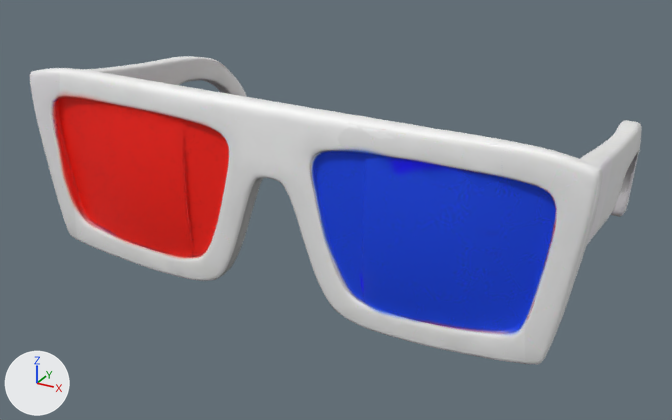
The glTF model WEARABLES/Eyes/3D.glb, before and after one commit.
The view is the same before and after, from a camera (50 mm lens) standing at (0.415, -0.886, 1.129) and looking at (-0.004, -0.123, 0.747). Lighting does not change. The marker at lower left points along +X, +Y and +Z. The first picture is the older version. Where no turn or scale is listed for an object, it has been applied to the vertices. Vertices at exactly the same position are counted once.

The older version as bpy lines, for what is in view:
```python
me_mesh_0_002 = bpy.data.meshes.new('Mesh_0.002')
me_mesh_0_002.from_pydata(...)  # 5002 vertices, 10000 faces; spans x -0.28..0.28, y -0.162..0.159, z -0.096..0.098
me_mesh_0_002.materials.append(mat_material_0_001)
ob_mesh_0_002 = bpy.data.objects.new('Mesh_0.002', me_mesh_0_002)
ob_mesh_0_002.location = (0.0, -0.093, 0.7953)
```
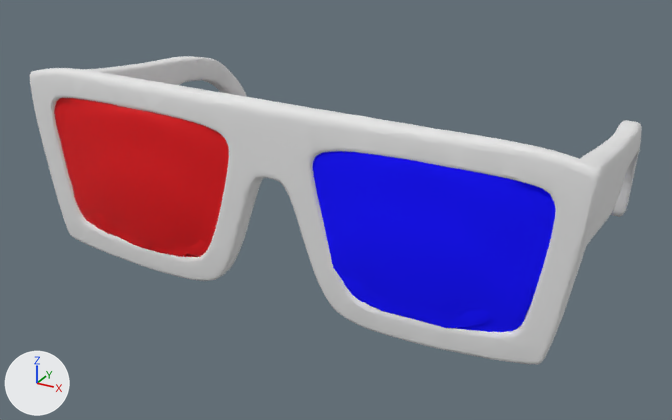
Commit message: Update 3D eye wearable

Where the newer file only moved an object's origin or applied its transform, the numbers keep the older frame.

Boxes (x1, y1, x2, y2) around the edits, measured in the pictures (672 x 420 px):
```json
{"part": 1, "of": "me_mesh_0_002", "change": "added", "after": [54, 98, 229, 257], "on screen": "red"}
{"part": 2, "of": "me_mesh_0_002", "change": "built on", "before": [337, 268, 471, 334], "after": [313, 151, 555, 334]}
{"part": 3, "of": "me_mesh_0_002", "change": "recoloured", "before": [48, 58, 639, 348], "after": [48, 58, 639, 348]}
```

Scene script edits in JSON lines:
```json
{"op": "add", "block": "mat_material_013", "code": ["mat_material_013 = principled_material('Material.013')", "mat_material_013.base_color = (0.8, 0.0, 0.00397)  # red #e7000d"]}
{"op": "add", "block": "mat_material_010", "code": ["mat_material_010 = principled_material('Material.010')", "mat_material_010.base_color = (0.00169, 0.0, 0.801)  # blue #0600e7", "mat_material_010.roughness = 1.0", "mat_material_010.sheen_weight = 1.0", "mat_material_010.sheen_roughness = 1.0", "mat_material_010.sheen_tint = (0.00349, 0.0, 1.0)  # blue #0b00ff", "mat_material_010.emission_color = (0.0, 0.000432, 0.2)  # dark blue #00017c", "mat_material_010.emission_strength = 1.0"]}
{"op": "add", "block": "mat_material_0_005", "code": ["mat_material_0_005 = principled_material('Material_0.005')", "mat_material_0_005.base_color = (0.8, 0.8, 0.8)  # white #e7e7e7", "mat_material_0_005.roughness = 1.0"]}
{"block": "me_mesh_0_002", "where": "# used by ob_mesh_0_002; location = (0.0, -0.093, 0.7953)"}
{"op": "remove", "block": "me_mesh_0_002", "code": "me_mesh_0_002.from_pydata(...)  # 5002 vertices, 10000 faces; spans x -0.28..0.28, y -0.162..0.159, z -0.096..0.098"}
{"op": "add", "block": "me_mesh_0_002", "code": "me_mesh_0_002.from_pydata(...)  # 5966 vertices, 11920 faces; spans x -0.28..0.28, y -0.166..0.159, z -0.096..0.098"}
{"block": "me_mesh_0_002", "change": "me_mesh_0_002 part 1: a new loose piece of 482 vertices spanning x -0.262..-0.021, y -0.166..-0.147, z -0.075..0.075, in mat_material_013 (red #e7000d)"}
{"block": "me_mesh_0_002", "change": "me_mesh_0_002 part 2: 2 vertices moved within x 0.068..0.177, y -0.156, z -0.07..-0.043; 482 vertices added at x 0.02..0.26, y -0.166..-0.147, z -0.074..0.077"}
{"block": "me_mesh_0_002", "change": "me_mesh_0_002 part 3: 9976 faces spanning x -0.28..0.28, y -0.162..0.159, z -0.096..0.098 switch from mat_material_0_001 to mat_material_0_005 (white #e7e7e7)"}
{"op": "add", "block": "me_mesh_0_002", "code": "me_mesh_0_002.materials.append(mat_material_010)  # blue #0600e7, glowing dark blue #00017c"}
{"op": "add", "block": "me_mesh_0_002", "code": "me_mesh_0_002.materials.append(mat_material_013)  # red #e7000d"}
```
